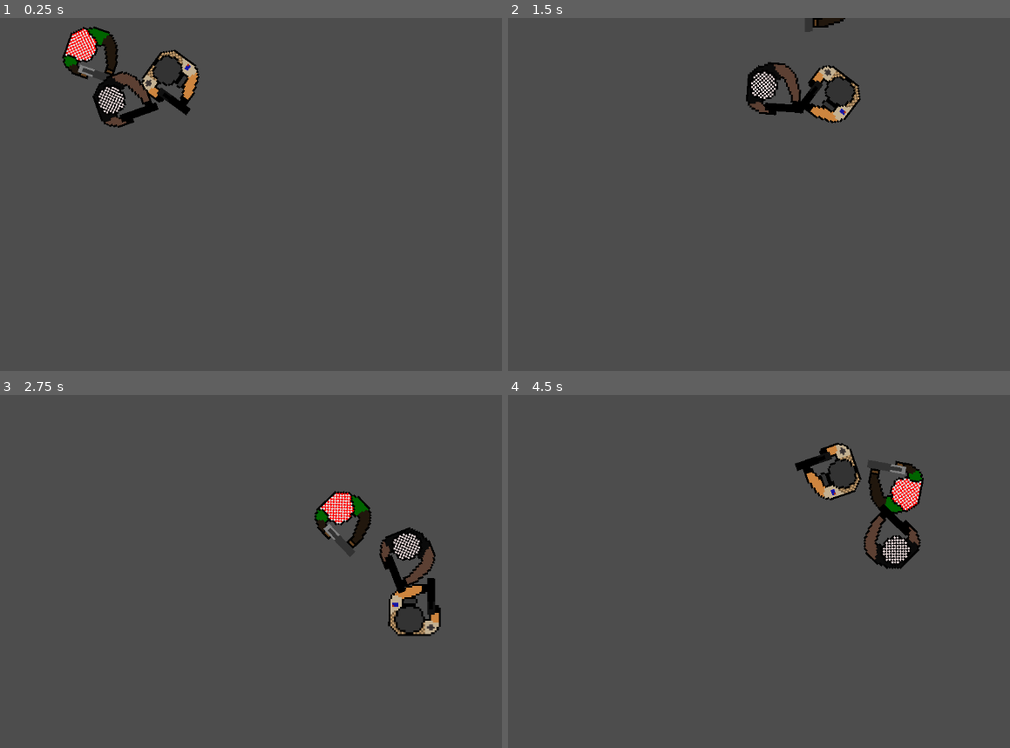
Above: before the commit, frames 1-4 (two rows, left to right).
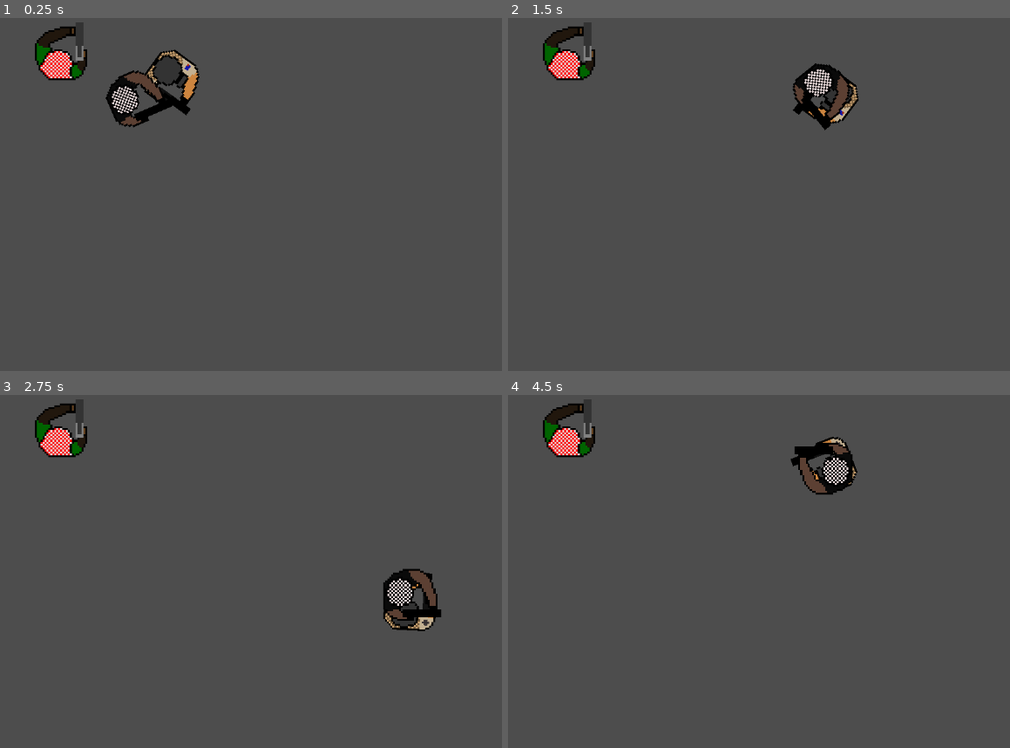
Above: after the commit, the same moments.

Repository: MagmaticPage255/Top-Down-Shooter
Game: Godot game, scene res://Scenes/world.tscn
Two runs of this game, one before a commit and one after it. Both use one fixed random seed, a clock stepped at 60 frames per second and the inputs below.
Inputs (mouse positions are in pixels of both pictures, inside the frame that each line leads up to):
- Up to frame 1 (0.25 s): no input
- Up to frame 2 (1.5 s): move the mouse to (1009, 194) at 0.52 s; hold D (right) 0.53-1.28 s; click (1009, 194) at 0.6 s; move the mouse to (718, 233) at 1.27 s; hold S (down) from 1.28 s (still down); click (718, 233) at 1.35 s
- Up to frame 3 (2.75 s): move the mouse to (416, 504) at 2.02 s; release S (down) at 2.03 s; hold D (right) from 2.03 s (still down); click (416, 504) at 2.1 s
- Up to frame 4 (4.5 s): move the mouse to (819, 670) at 2.77 s; release D (right) at 2.78 s; hold W (up) 2.78-3.53 s; click (819, 670) at 2.85 s; move the mouse to (outside the picture) at 3.52 s; hold A (left) from 3.53 s (still down); click (outside the picture) at 3.6 s; move the mouse to (648, 532) at 4.27 s; click (648, 532) at 4.35 s

The runs differ from the first frame. In frame 1, 3.3% of the frame differs, in the area x 6-35%, y 1-32%; in frame 2, 3.6%; in frame 3, 4.7%; in frame 4, 4.9%, in the area x 6-83%, y 1-50%.
Error after the commit: Parse Error: Expected indented block after function declaration. (res://Enemy#1.gd:25)

Commit message:
skibidi grind
i learnt how to spell skibidi

Diff:
--- a/Enemy#1.gd
+++ b/Enemy#1.gd
@@ -7,6 +7,7 @@
 @export var FRICTION = 10.0
 @onready var sprite = $AnimatedSprite2D
 @onready var player = get_tree().get_first_node_in_group("player")
+@export var health = 10
 
 
 func _physics_process(delta):
@@ -20,3 +21,5 @@
 
 	if ray_cast_2d.is_colliding() and ray_cast_2d.get_collider() == player:
 		player.kill()
+
+func enemy_die():
--- a/Scenes/enemy#1.tscn
+++ b/Scenes/enemy#1.tscn
@@ -23,7 +23,13 @@
 radius = 44.0
 
 [node name="Enemy#1" type="CharacterBody2D"]
+collision_layer = 2
+collision_mask = 2
 script = ExtResource("1_ljnpq")
+SPEED = null
+ACCELERATION = null
+FRICTION = null
+health = null
 
 [node name="AnimatedSprite2D" type="AnimatedSprite2D" parent="."]
 scale = Vector2(0.1, 0.1)
--- a/Scenes/enemy#2.tscn
+++ b/Scenes/enemy#2.tscn
@@ -22,6 +22,8 @@
 radius = 46.0
 
 [node name="enemy#2" type="CharacterBody2D"]
+collision_layer = 2
+collision_mask = 2
 script = ExtResource("1_dw7pc")
 SPEED = 300.0
 
--- a/Scenes/world.tscn
+++ b/Scenes/world.tscn
@@ -11,6 +11,10 @@
 
 [node name="Enemy#1" parent="." instance=ExtResource("2_t6lmt")]
 position = Vector2(109, 52)
+SPEED = null
+ACCELERATION = null
+FRICTION = null
+health = null
 
 [node name="enemy#2" parent="." instance=ExtResource("3_yk0ga")]
 position = Vector2(164, 167)
